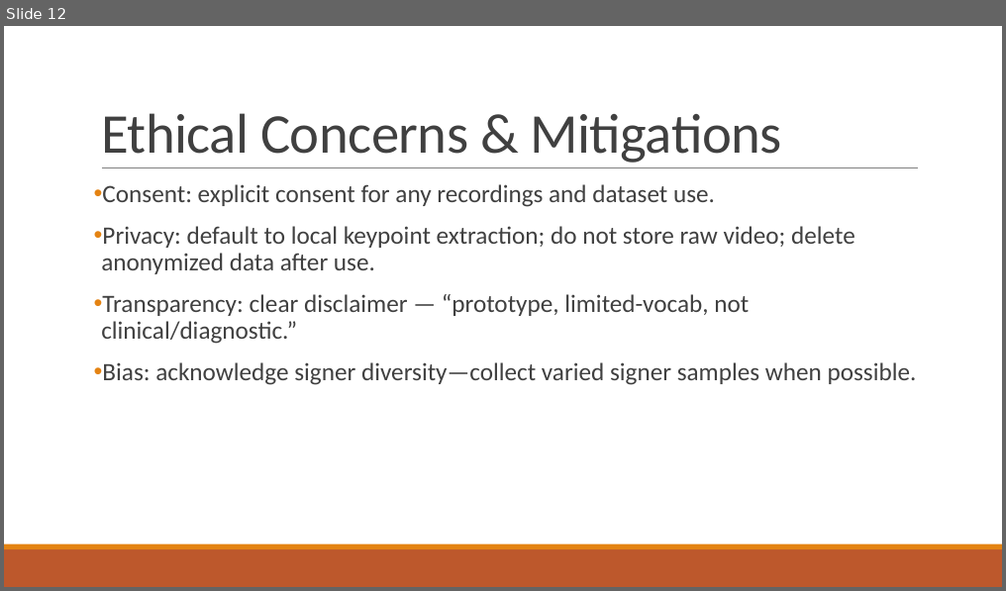
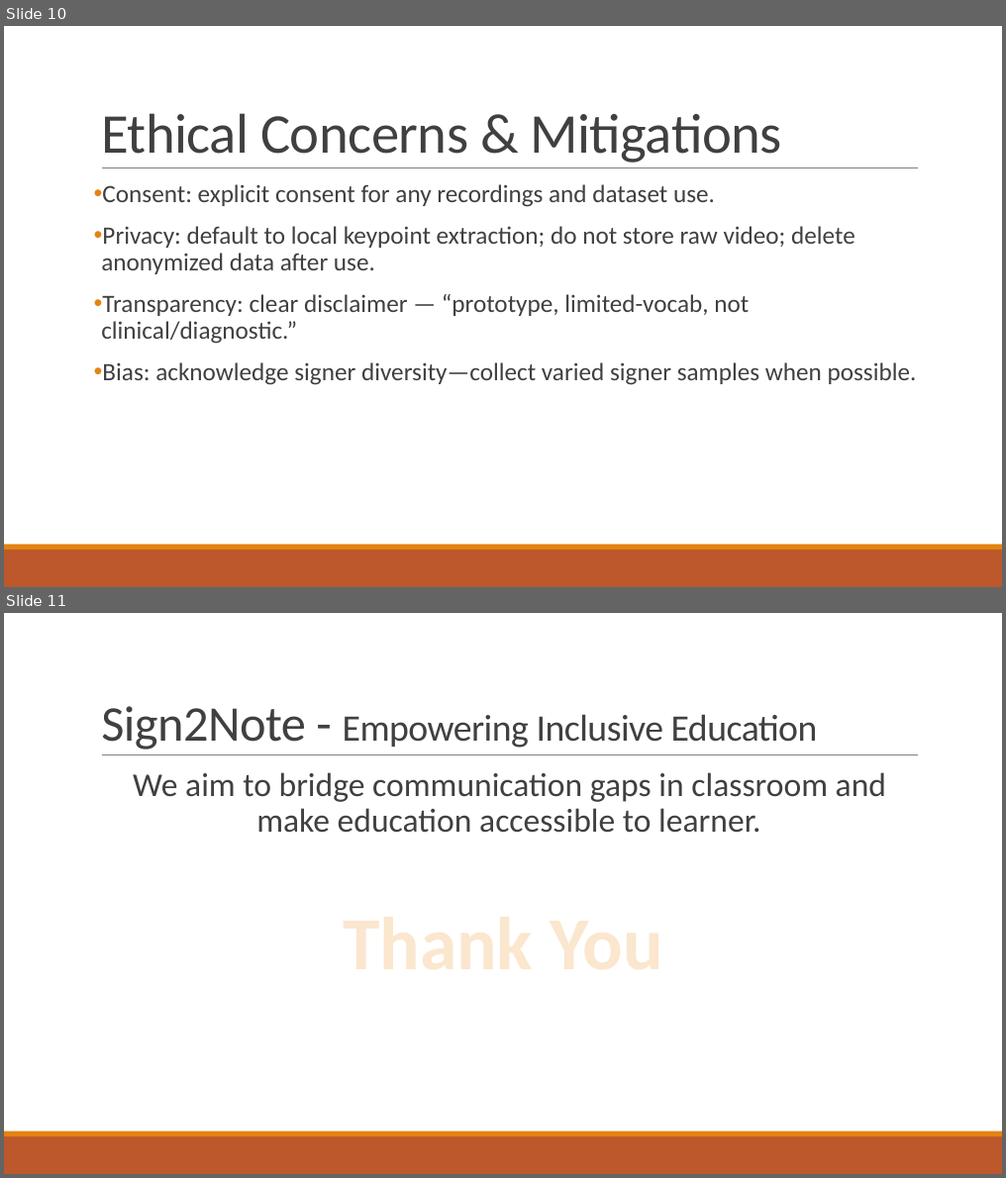
Before and after one commit to sanjaykn8/Sign2Note, a slide deck: Sign2Notes.pptx. Shown one above the other, each under a label of ours: slide 12 before the commit, slides 10 and 11 after it. The pictures are 1006x591 and 1006x1178 pixels, drawn with LibreOffice and Linux fonts; fonts in the diff are those of the drawing. Boxes give left, top, right and bottom in pixels: in the first picture for what was removed or moved away, otherwise in the second. Text is boxed around its words. In the diff, an @@ line names an element or a change of style, - is before the commit and + after.

```diff
--- a/Sign2Notes.pptx
+++ b/Sign2Notes.pptx
@@ slide 11 added at bbox=[4, 613, 1002, 1174], background #FFFFFF; not listed: 3 template elements that a slide beside it also shows @@
@@ title added at bbox=[101, 706, 818, 750], 36 pt, text #404040 @@
+Sign2Note - Empowering Inclusive Education
@@ text added at bbox=[133, 772, 886, 833], 32 pt, text #404040 @@
+  We aim to bridge communication gaps in classroom and make education accessible to learner.
@@ what was slide 12 is now slide 10 @@
```
Also in this commit, not shown: 1 slide changed, 2 other slides added, 4 slides removed, 13 other files.
